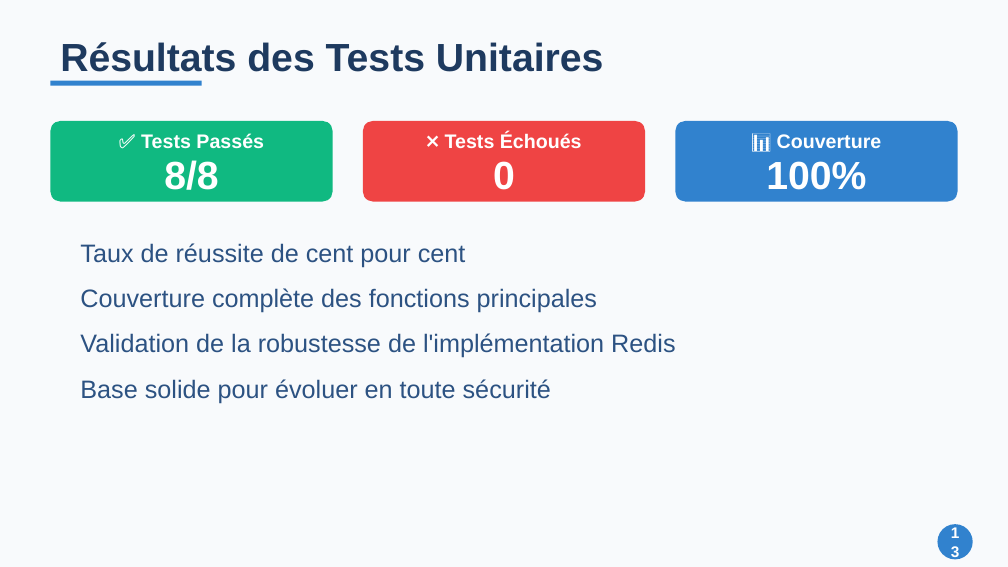
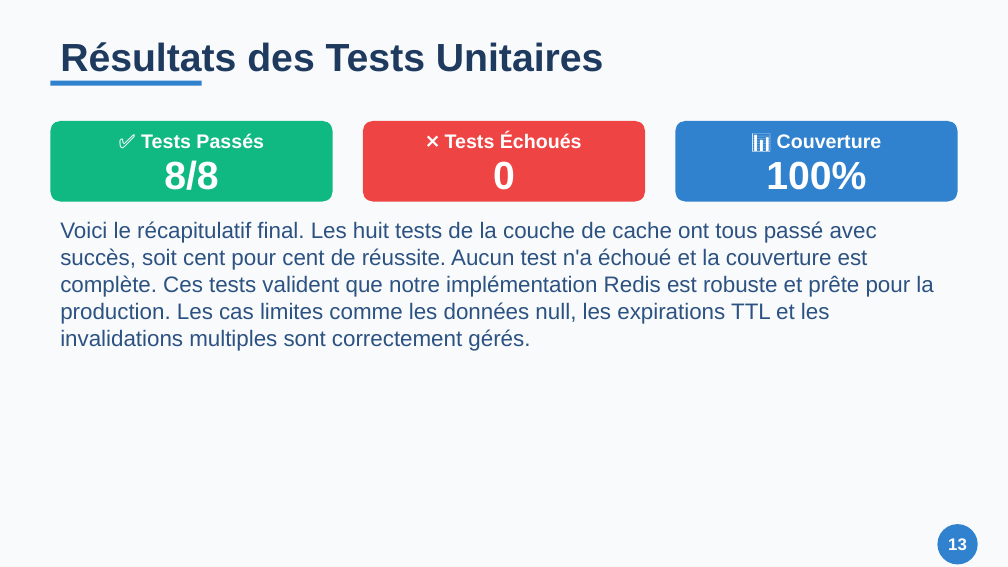
Before and after one commit to Zeinot/marketplace-saas, a slide deck: slide 13 of output/Presentation_Cache_Redis.pptx. Drawn at 1008x567 pixels with LibreOffice and Linux fonts; fonts in the diff are those of the drawing. Boxes give left, top, right and bottom in pixels: in the first picture for what was removed or moved away, otherwise in the second. Text is boxed around its words. In the diff, an @@ line names an element or a change of style, - is before the commit and + after.

```diff
--- a/output/Presentation_Cache_Redis.pptx
+++ b/output/Presentation_Cache_Redis.pptx
@@ text "Voici le récapitulatif final. Les ..." at (60, 221, 933, 351): vertical alignment middle to top @@
@@ text at (60, 221, 933, 351): text changed; size 18 to 16 pt @@
-Taux de réussite de cent pour cent
+Voici le récapitulatif final. Les huit tests de la couche de cache ont tous passé avec succès, soit cent pour cent de réussite. Aucun test n'a échoué et la couverture est complète. Ces tests valident que notre implémentation Redis est robuste et prête pour la production. Les cas limites comme les données null, les expirations TTL et les invalidations multiples sont correctement gérés.
@@ text removed at (80, 288, 597, 313) @@
-Couverture complète des fonctions principales
@@ text removed at (80, 333, 675, 358) @@
-Validation de la robustesse de l'implémentation Redis
@@ text removed at (80, 379, 551, 403) @@
-Base solide pour évoluer en toute sécurité
@@ text "13" at (948, 538, 967, 550): size 11 to 12 pt @@
@@ ellipse: place and size @@
-ellipse at (937, 524, 973, 559)
+ellipse at (937, 524, 978, 564)
```
Also in this commit, not shown: 14 other slides changed, 21 other files.
